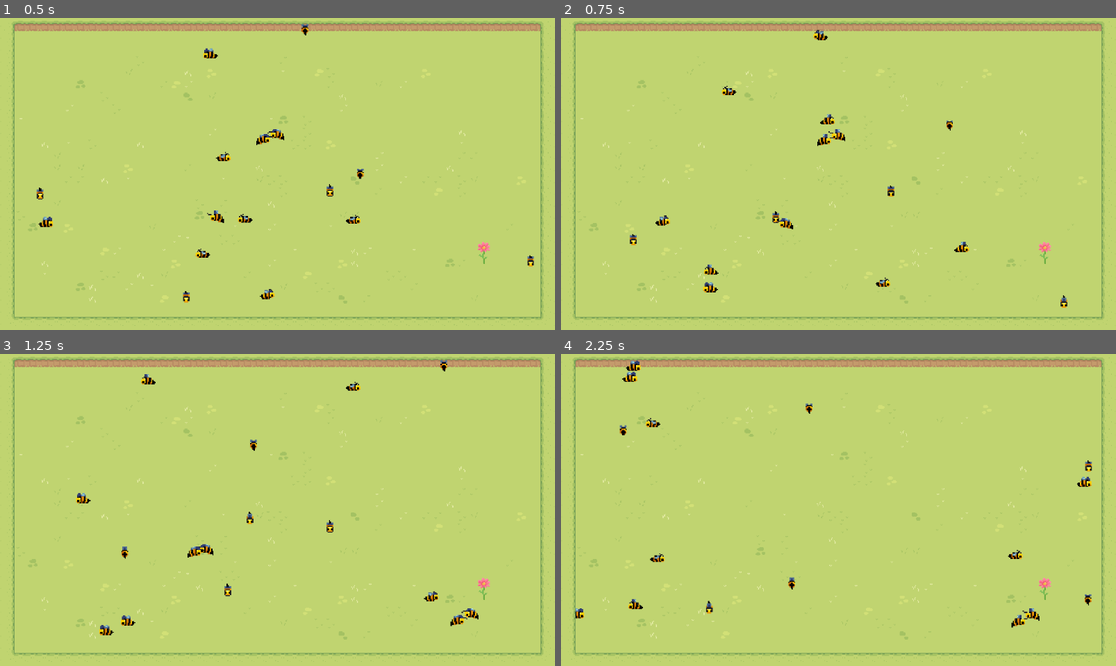
Above: before the commit, frames 1-4 (two rows, left to right).
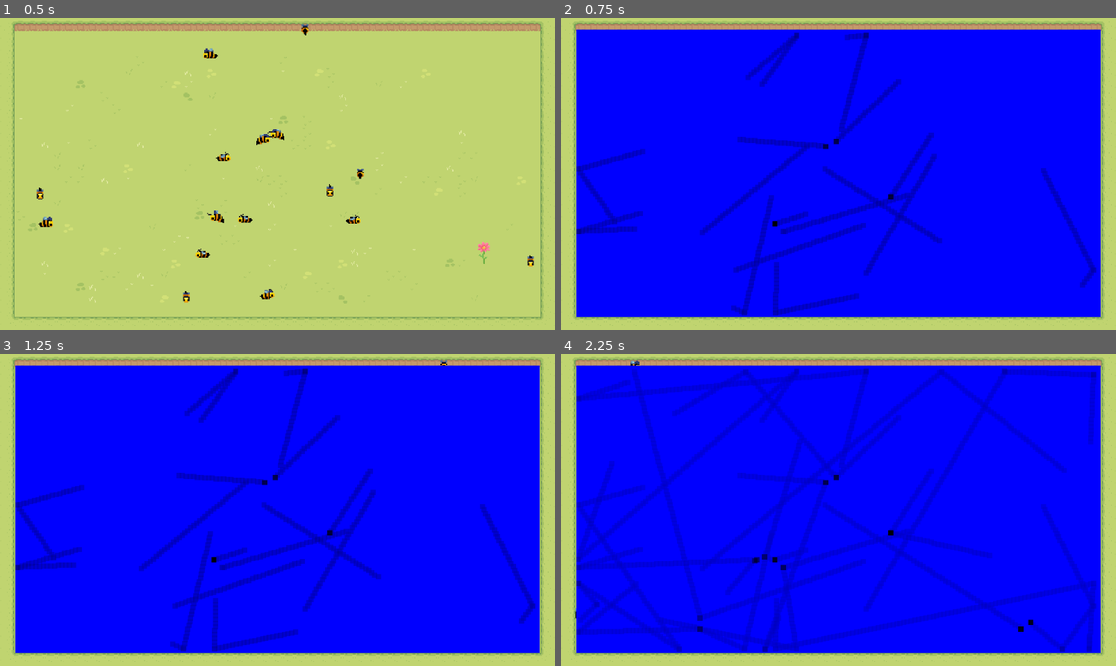
Above: after the commit, the same moments.

Repository: Kuuro-neko/Beeclust
Game: Godot game, scene res://scenes/world.tscn
Same seed, same stepped clock (60 frames per second), same inputs: the game is played once before the commit and once after it.
Inputs:
- Up to frame 1 (0.5 s): no input
- Up to frame 2 (0.75 s): tap Enter at 0.5 s; tap H at 0.6 s
- Up to frame 3 (1.25 s): no input
- Up to frame 4 (2.25 s): tap H at 1.35, 2.1 s

Frame 1 is identical in both runs. In frame 2, 87% of the frame differs, in the area x 2-98%, y 3-96%; in frame 3, 87%; in frame 4, 87%.

Commit message:
heatmap working but needs improvement

Diff:
--- a/scenes/world.tscn
+++ b/scenes/world.tscn
@@ -7,6 +7,7 @@
 [ext_resource type="Texture2D" uid="uid://bukw6bdsorcya" path="res://assets/tilesets/Tilled_Dirt_v2.png" id="4_0brqr"]
 [ext_resource type="Texture2D" uid="uid://bb62xrhktitj0" path="res://assets/Objects/Basic_Plants.png" id="4_xkgik"]
 [ext_resource type="Texture2D" uid="uid://b0w1i5axm7lb4" path="res://assets/Objects/Cosmo.png" id="6_in5o7"]
+[ext_resource type="Script" path="res://scripts/control.gd" id="8_tmbk2"]
 
 [sub_resource type="TileSetAtlasSource" id="TileSetAtlasSource_vrnjb"]
 texture = ExtResource("2_yriin")
@@ -385,7 +386,7 @@
 
 [node name="Bees" type="Node2D" parent="."]
 
-[node name="CharacterBody2D" parent="Bees" node_paths=PackedStringArray("target", "up_left_corner", "up_right_corner", "down_left_corner", "down_right_corner") groups=["Bee"] instance=ExtResource("1_qpb64")]
+[node name="CharacterBody2D" parent="Bees" node_paths=PackedStringArray("target", "up_left_corner", "up_right_corner", "down_left_corner", "down_right_corner", "heatmap") groups=["Bee"] instance=ExtResource("1_qpb64")]
 z_index = 2
 y_sort_enabled = true
 position = Vector2(-22, -8)
@@ -394,8 +395,9 @@
 up_right_corner = NodePath("../../Up right corner")
 down_left_corner = NodePath("../../Down left corner")
 down_right_corner = NodePath("../../Down right corner")
-
-[node name="CharacterBody2D2" parent="Bees" node_paths=PackedStringArray("target", "up_left_corner", "up_right_corner", "down_left_corner", "down_right_corner") groups=["Bee"] instance=ExtResource("1_qpb64")]
+heatmap = NodePath("../../Control")
+
+[node name="CharacterBody2D2" parent="Bees" node_paths=PackedStringArray("target", "up_left_corner", "up_right_corner", "down_left_corner", "down_right_corner", "heatmap") groups=["Bee"] instance=ExtResource("1_qpb64")]
 z_index = 1
 y_sort_enabled = true
 position = Vector2(38, 68)
@@ -404,8 +406,9 @@
 up_right_corner = NodePath("../../Up right corner")
 down_left_corner = NodePath("../../Down left corner")
 down_right_corner = NodePath("../../Down right corner")
-
-[node name="CharacterBody2D3" parent="Bees" node_paths=PackedStringArray("target", "up_left_corner", "up_right_corner", "down_left_corner", "down_right_corner") groups=["Bee"] instance=ExtResource("1_qpb64")]
+heatmap = NodePath("../../Control")
+
+[node name="CharacterBody2D3" parent="Bees" node_paths=PackedStringArray("target", "up_left_corner", "up_right_corner", "down_left_corner", "down_right_corner", "heatmap") groups=["Bee"] instance=ExtResource("1_qpb64")]
 z_index = 1
 y_sort_enabled = true
 position = Vector2(-39, 53)
@@ -414,8 +417,9 @@
 up_right_corner = NodePath("../../Up right corner")
 down_left_corner = NodePath("../../Down left corner")
 down_right_corner = NodePath("../../Down right corner")
-
-[node name="CharacterBody2D4" parent="Bees" node_paths=PackedStringArray("target", "up_left_corner", "up_right_corner", "down_left_corner", "down_right_corner") groups=["Bee"] instance=ExtResource("1_qpb64")]
+heatmap = NodePath("../../Control")
+
+[node name="CharacterBody2D4" parent="Bees" node_paths=PackedStringArray("target", "up_left_corner", "up_right_corner", "down_left_corner", "down_right_corner", "heatmap") groups=["Bee"] instance=ExtResource("1_qpb64")]
 z_index = 1
 y_sort_enabled = true
 position = Vector2(84, -125)
@@ -424,8 +428,9 @@
 up_right_corner = NodePath("../../Up right corner")
 down_left_corner = NodePath("../../Down left corner")
 down_right_corner = NodePath("../../Down right corner")
-
-[node name="CharacterBody2D5" parent="Bees" node_paths=PackedStringArray("target", "up_left_corner", "up_right_corner", "down_left_corner", "down_right_corner") groups=["Bee"] instance=ExtResource("1_qpb64")]
+heatmap = NodePath("../../Control")
+
+[node name="CharacterBody2D5" parent="Bees" node_paths=PackedStringArray("target", "up_left_corner", "up_right_corner", "down_left_corner", "down_right_corner", "heatmap") groups=["Bee"] instance=ExtResource("1_qpb64")]
 z_index = 1
 y_sort_enabled = true
 position = Vector2(272, -8)
@@ -434,8 +439,9 @@
 up_right_corner = NodePath("../../Up right corner")
 down_left_corner = NodePath("../../Down left corner")
 down_right_corner = NodePath("../../Down right corner")
-
-[node name="CharacterBody2D6" parent="Bees" node_paths=PackedStringArray("target", "up_left_corner", "up_right_corner", "down_left_corner", "down_right_corner") groups=["Bee"] instance=ExtResource("1_qpb64")]
+heatmap = NodePath("../../Control")
+
+[node name="CharacterBody2D6" parent="Bees" node_paths=PackedStringArray("target", "up_left_corner", "up_right_corner", "down_left_corner", "down_right_corner", "heatmap") groups=["Bee"] instance=ExtResource("1_qpb64")]
 z_index = 1
 y_sort_enabled = true
 position = Vector2(-185, 82)
@@ -444,8 +450,9 @@
 up_right_corner = NodePath("../../Up right corner")
 down_left_corner = NodePath("../../Down left corner")
 down_right_corner = NodePath("../../Down right corner")
-
-[node name="CharacterBody2D7" parent="Bees" node_paths=PackedStringArray("target", "up_left_corner", "up_right_corner", "down_left_corner", "down_right_corner") groups=["Bee"] instance=ExtResource("1_qpb64")]
+heatmap = NodePath("../../Control")
+
+[node name="CharacterBody2D7" parent="Bees" node_paths=PackedStringArray("target", "up_left_corner", "up_right_corner", "down_left_corner", "down_right_corner", "heatmap") groups=["Bee"] instance=ExtResource("1_qpb64")]
 z_index = 1
 y_sort_enabled = true
 position = Vector2(-260, 52)
@@ -454,8 +461,9 @@
 up_right_corner = NodePath("../../Up right corner")
 down_left_corner = NodePath("../../Down left corner")
 down_right_corner = NodePath("../../Down right corner")
-
-[node name="CharacterBody2D8" parent="Bees" node_paths=PackedStringArray("target", "up_left_corner", "up_right_corner", "down_left_corner", "down_right_corner") groups=["Bee"] instance=ExtResource("1_qpb64")]
+heatmap = NodePath("../../Control")
+
+[node name="CharacterBody2D8" parent="Bees" node_paths=PackedStringArray("target", "up_left_corner", "up_right_corner", "down_left_corner", "down_right_corner", "heatmap") groups=["Bee"] instance=ExtResource("1_qpb64")]
 z_index = 1
 y_sort_enabled = true
 position = Vector2(97, 28)
@@ -464,8 +472,9 @@
 up_right_corner = NodePath("../../Up right corner")
 down_left_corner = NodePath("../../Down left corner")
 down_right_corner = NodePath("../../Down right corner")
-
-[node name="CharacterBody2D9" parent="Bees" node_paths=PackedStringArray("target", "up_left_corner", "up_right_corner", "down_left_corner", "down_right_corner") groups=["Bee"] instance=ExtResource("1_qpb64")]
+heatmap = NodePath("../../Control")
+
+[node name="CharacterBody2D9" parent="Bees" node_paths=PackedStringArray("target", "up_left_corner", "up_right_corner", "down_left_corner", "down_right_corner", "heatmap") groups=["Bee"] instance=ExtResource("1_qpb64")]
 z_index = 1
 y_sort_enabled = true
 position = Vector2(3, -54)
@@ -474,8 +483,9 @@
 up_right_corner = NodePath("../../Up right corner")
 down_left_corner = NodePath("../../Down left corner")
 down_right_corner = NodePath("../../Down right corner")
-
-[node name="CharacterBody2D10" parent="Bees" node_paths=PackedStringArray("target", "up_left_corner", "up_right_corner", "down_left_corner", "down_right_corner") groups=["Bee"] instance=ExtResource("1_qpb64")]
+heatmap = NodePath("../../Control")
+
+[node name="CharacterBody2D10" parent="Bees" node_paths=PackedStringArray("target", "up_left_corner", "up_right_corner", "down_left_corner", "down_right_corner", "heatmap") groups=["Bee"] instance=ExtResource("1_qpb64")]
 z_index = 1
 y_sort_enabled = true
 position = Vector2(-136, -45)
@@ -484,8 +494,9 @@
 up_right_corner = NodePath("../../Up right corner")
 down_left_corner = NodePath("../../Down left corner")
 down_right_corner = NodePath("../../Down right corner")
-
-[node name="CharacterBody2D11" parent="Bees" node_paths=PackedStringArray("target", "up_left_corner", "up_right_corner", "down_left_corner", "down_right_corner") groups=["Bee"] instance=ExtResource("1_qpb64")]
+heatmap = NodePath("../../Control")
+
+[node name="CharacterBody2D11" parent="Bees" node_paths=PackedStringArray("target", "up_left_corner", "up_right_corner", "down_left_corner", "down_right_corner", "heatmap") groups=["Bee"] instance=ExtResource("1_qpb64")]
 z_index = 1
 y_sort_enabled = true
 position = Vector2(-88, 28)
@@ -494,8 +505,9 @@
 up_right_corner = NodePath("../../Up right corner")
 down_left_corner = NodePath("../../Down left corner")
 down_right_corner = NodePath("../../Down right corner")
-
-[node name="CharacterBody2D12" parent="Bees" node_paths=PackedStringArray("target", "up_left_corner", "up_right_corner", "down_left_corner", "down_right_corner") groups=["Bee"] instance=ExtResource("1_qpb64")]
+heatmap = NodePath("../../Control")
+
+[node name="CharacterBody2D12" parent="Bees" node_paths=PackedStringArray("target", "up_left_corner", "up_right_corner", "down_left_corner", "down_right_corner", "heatmap") groups=["Bee"] instance=ExtResource("1_qpb64")]
 z_index = 1
 y_sort_enabled = true
 position = Vector2(127, -55)
@@ -504,8 +516,9 @@
 up_right_corner = NodePath("../../Up right corner")
 down_left_corner = NodePath("../../Down left corner")
 down_right_corner = NodePath("../../Down right corner")
-
-[node name="CharacterBody2D13" parent="Bees" node_paths=PackedStringArray("target", "up_left_corner", "up_right_corner", "down_left_corner", "down_right_corner") groups=["Bee"] instance=ExtResource("1_qpb64")]
+heatmap = NodePath("../../Control")
+
+[node name="CharacterBody2D13" parent="Bees" node_paths=PackedStringArray("target", "up_left_corner", "up_right_corner", "down_left_corner", "down_right_corner", "heatmap") groups=["Bee"] instance=ExtResource("1_qpb64")]
 z_index = 1
 y_sort_enabled = true
 position = Vector2(-104, -114)
@@ -514,8 +527,9 @@
 up_right_corner = NodePath("../../Up right corner")
 down_left_corner = NodePath("../../Down left corner")
 down_right_corner = NodePath("../../Down right corner")
-
-[node name="CharacterBody2D14" parent="Bees" node_paths=PackedStringArray("target", "up_left_corner", "up_right_corner", "down_left_corner", "down_right_corner") groups=["Bee"] instance=ExtResource("1_qpb64")]
+heatmap = NodePath("../../Control")
+
+[node name="CharacterBody2D14" parent="Bees" node_paths=PackedStringArray("target", "up_left_corner", "up_right_corner", "down_left_corner", "down_right_corner", "heatmap") groups=["Bee"] instance=ExtResource("1_qpb64")]
 z_index = 1
 y_sort_enabled = true
 position = Vector2(-257, -30)
@@ -524,8 +538,9 @@
 up_right_corner = NodePath("../../Up right corner")
 down_left_corner = NodePath("../../Down left corner")
 down_right_corner = NodePath("../../Down right corner")
-
-[node name="CharacterBody2D15" parent="Bees" node_paths=PackedStringArray("target", "up_left_corner", "up_right_corner", "down_left_corner", "down_right_corner") groups=["Bee"] instance=ExtResource("1_qpb64")]
+heatmap = NodePath("../../Control")
+
+[node name="CharacterBody2D15" parent="Bees" node_paths=PackedStringArray("target", "up_left_corner", "up_right_corner", "down_left_corner", "down_right_corner", "heatmap") groups=["Bee"] instance=ExtResource("1_qpb64")]
 z_index = 1
 y_sort_enabled = true
 position = Vector2(35, 137)
@@ -534,8 +549,9 @@
 up_right_corner = NodePath("../../Up right corner")
 down_left_corner = NodePath("../../Down left corner")
 down_right_corner = NodePath("../../Down right corner")
-
-[node name="CharacterBody2D16" parent="Bees" node_paths=PackedStringArray("target", "up_left_corner", "up_right_corner", "down_left_corner", "down_right_corner") groups=["Bee"] instance=ExtResource("1_qpb64")]
+heatmap = NodePath("../../Control")
+
+[node name="CharacterBody2D16" parent="Bees" node_paths=PackedStringArray("target", "up_left_corner", "up_right_corner", "down_left_corner", "down_right_corner", "heatmap") groups=["Bee"] instance=ExtResource("1_qpb64")]
 z_index = 1
 y_sort_enabled = true
 position = Vector2(-82, 117)
@@ -544,3 +560,24 @@
 up_right_corner = NodePath("../../Up right corner")
 down_left_corner = NodePath("../../Down left corner")
 down_right_corner = NodePath("../../Down right corner")
+heatmap = NodePath("../../Control")
+
+[node name="Control" type="Control" parent="." node_paths=PackedStringArray("up_left_corner", "up_right_corner", "down_left_corner", "down_right_corner")]
+z_index = 4
+layout_mode = 3
+anchors_preset = 0
+offset_left = -352.0
+offset_top = -194.0
+offset_right = 352.0
+offset_bottom = 191.0
+script = ExtResource("8_tmbk2")
+up_left_corner = NodePath("../Up left corner")
+up_right_corner = NodePath("../Up right corner")
+down_left_corner = NodePath("../Down left corner")
+down_right_corner = NodePath("../Down right corner")
+
+[node name="TextureRect" type="TextureRect" parent="Control"]
+layout_mode = 0
+offset_right = 704.0
+offset_bottom = 386.0
+expand_mode = 2
--- a/scripts/bee.gd
+++ b/scripts/bee.gd
@@ -9,6 +9,7 @@
 @export var up_right_corner: Node2D
 @export var down_left_corner: Node2D
 @export var down_right_corner: Node2D
+@export var heatmap: Control
 
 var state = MOVE
 var timeToWait = 0.
@@ -49,6 +50,9 @@
 	elif state == TURN:
 		turn_direction()
 		state = MOVE
+
+	if(heatmap):
+		heatmap.store_bee_position(position)
 
 	play_anim()
 
--- /dev/null
+++ b/scripts/control.gd
@@ -0,0 +1,99 @@
+extends Control
+
+var bee_positions: Array = []  # Store bee positions
+const MAX_POSITIONS = 134217728  # ~1GB limit
+var heatmap_enabled = false  # Only draw when requested
+
+@export var up_left_corner: Node2D
+@export var up_right_corner: Node2D
+@export var down_left_corner: Node2D
+@export var down_right_corner: Node2D
+
+var canvas_size
+var heatmap_image: Image
+var heatmap_texture: ImageTexture
+var world_width
+var world_height
+func _ready():
+	world_width = int(up_left_corner.position.distance_to(up_right_corner.position))
+	world_height = int(up_left_corner.position.distance_to(down_left_corner.position))
+	canvas_size = Vector2(world_width, world_height)
+
+	# Create an empty heatmap image
+	heatmap_image = Image.create(canvas_size.x, canvas_size.y, false, Image.FORMAT_RGBA8)
+	heatmap_image.fill(Color(0, 0, 0, 0))  # Fully transparent
+
+	# Properly initialize texture
+	heatmap_texture = ImageTexture.create_from_image(heatmap_image)
+
+	# Assign texture to TextureRect
+	$TextureRect.texture = heatmap_texture
+	$TextureRect.visible = false  # Hide it initially
+
+func _input(event):
+	if event is InputEventKey and event.pressed:
+		if event.keycode == KEY_H:
+			heatmap_enabled = !heatmap_enabled
+			if heatmap_enabled:
+				draw_heatmap()  # Only draw when requested
+			$TextureRect.visible = heatmap_enabled
+
+func store_bee_position(pos: Vector2):
+	if bee_positions.size() >= MAX_POSITIONS:
+		bee_positions.pop_front()  # Keep size within limit
+	bee_positions.append(pos)
+
+func draw_heatmap():
+	if not heatmap_enabled:
+		return
+
+	# Initialize a 2D array for the heatmap grid
+	var heatmap_grid = Array()
+	for i in range(world_width):
+		var column = Array()
+		for j in range(world_height):
+			column.append(0)
+		heatmap_grid.append(column)
+
+	# Define the size of the neighborhood (n x n)
+	var n = 3  # Example: 3x3 neighborhood (adjust as needed)
+
+	# Map positions to grid and update the counts in the neighborhood
+	for pos in bee_positions:
+		var map_x = int(remap(pos.x, up_left_corner.position.x, up_right_corner.position.x, 0, world_width))
+		var map_y = int(remap(pos.y, up_left_corner.position.y, down_left_corner.position.y, 0, world_height))
+
+		# Ensure the coordinates are within bounds
+		if map_x < 0 or map_x >= world_width or map_y < 0 or map_y >= world_height:
+			continue
+
+		# Add counts to the neighborhood of size n around the pixel (map_x, map_y)
+		for dx in range(-n, n + 1):
+			for dy in range(-n, n + 1):
+				var neighbor_x = map_x + dx
+				var neighbor_y = map_y + dy
+
+				# Check if the neighbor is within bounds
+				if neighbor_x >= 0 and neighbor_x < world_width and neighbor_y >= 0 and neighbor_y < world_height:
+					heatmap_grid[neighbor_x][neighbor_y] += 1
+
+	# Find the maximum count in the heatmap grid
+	var max_count = 0
+	for column in heatmap_grid:
+		for cell in column:
+			max_count = max(max_count, cell)
+
+	# Create the heatmap texture
+	heatmap_image.fill(Color(0, 0, 1, 1))  # Clear the image
+
+	# Map the counts to colors and draw the heatmap
+	for x in range(world_width):
+		for y in range(world_height):
+			var count = heatmap_grid[x][y]
+			if count > 0:
+				var intensity = sqrt(float(count) / max_count)  # Normalize the intensity based on the max count
+				var color = Color(0.0, 0.0, 1-intensity)  # Red intensity based on the count
+				heatmap_image.set_pixel(x, y, color)
+
+	# Update the heatmap texture
+	heatmap_texture.update(heatmap_image)
Not shown: 1 places in scenes/world.tscn that only renumber resources
